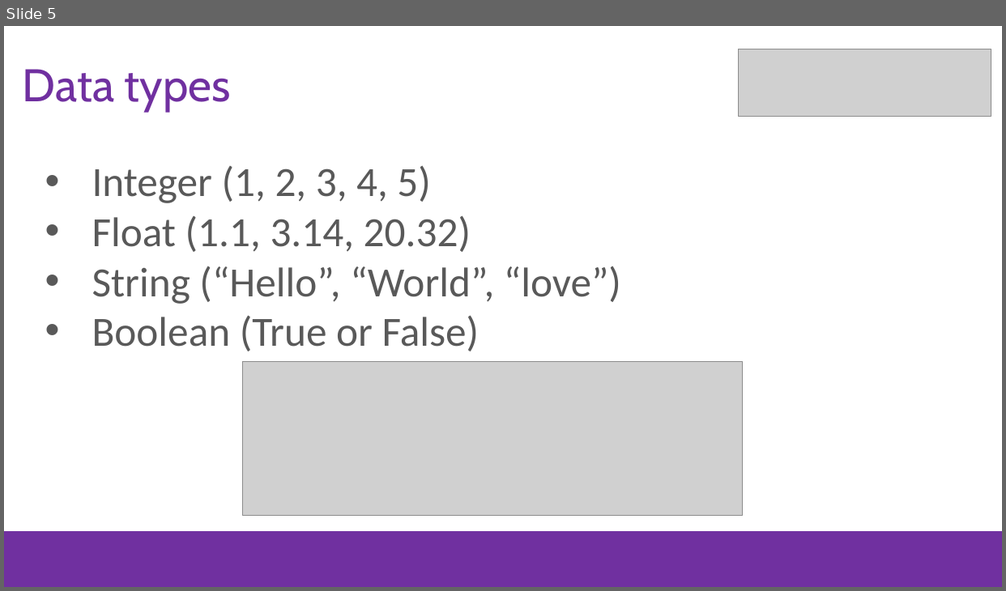
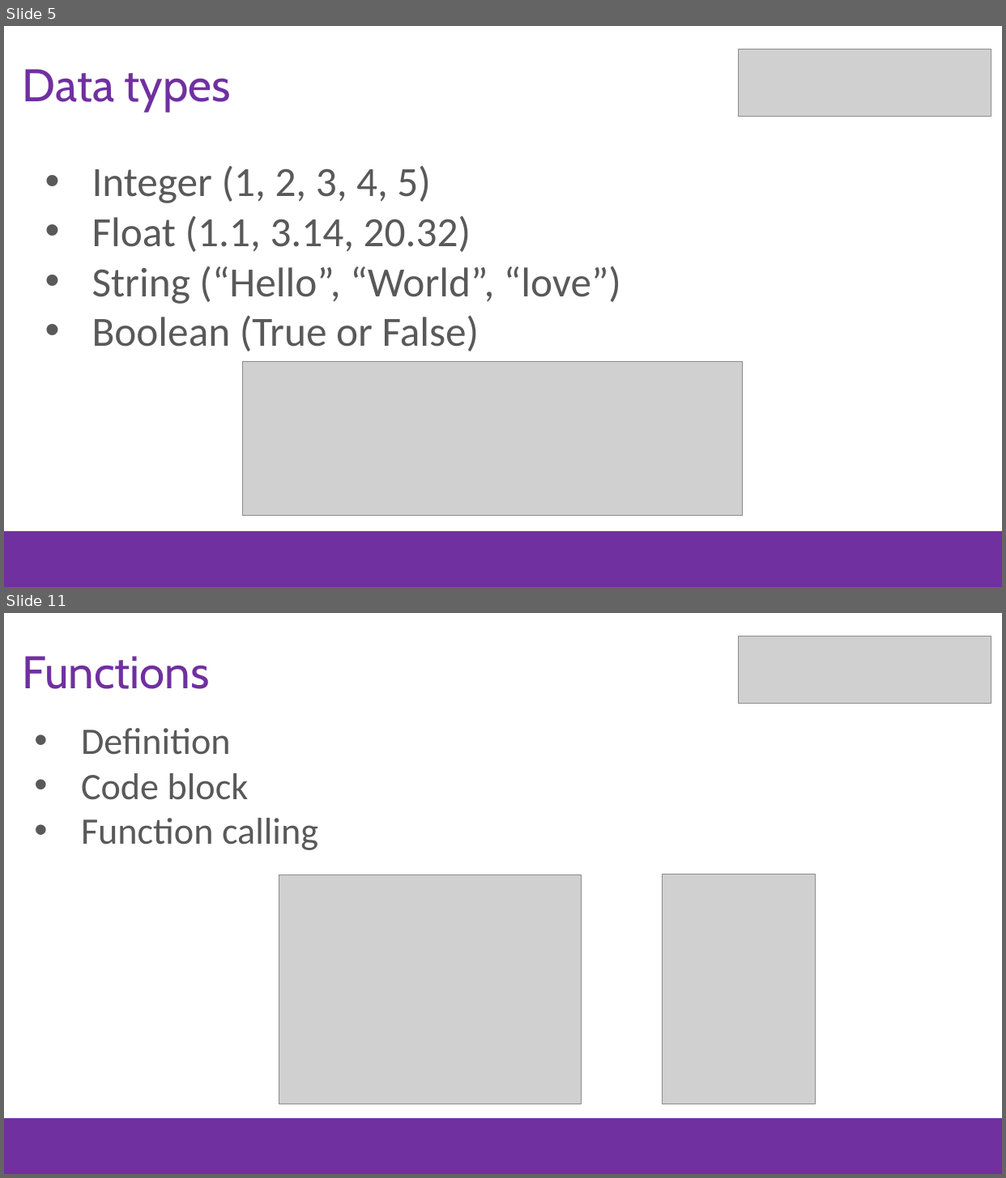
Before and after one commit to stho382/Intro-To-Web-Developement, a slide deck: presentation_slides/JavaSript.pptx. Shown one above the other, each under a label of ours: slide 5 before the commit, slides 5 and 11 after it; the slides between them are not shown. The pictures are 1006x591 and 1006x1178 pixels, drawn with LibreOffice and Linux fonts; fonts in the diff are those of the drawing; grey boxes stand for pictures; background and template pictures are left out. Boxes give left, top, right and bottom in pixels: in the first picture for what was removed or moved away, otherwise in the second. Text is boxed around its words. In the diff, an @@ line names an element or a change of style, - is before the commit and + after.

```diff
--- a/presentation_slides/JavaSript.pptx
+++ b/presentation_slides/JavaSript.pptx
@@ slide 11 added at (4, 613, 1002, 1174), background #FFFFFF; not listed: 1 template element that a slide beside it also shows @@
@@ picture added at (739, 636, 991, 704) @@
@@ text added at (23, 656, 210, 689), 44 pt, text #7030A0 @@
+Functions
@@ text added at (81, 728, 318, 850), 36 pt, text #595959 @@
+• Definition
+• Code block
+• Function calling
@@ picture added at (279, 875, 582, 1105) @@
@@ picture added at (662, 875, 815, 1104) @@
```
Also in this commit, not shown: 4 other slides added, 1 slide removed.
